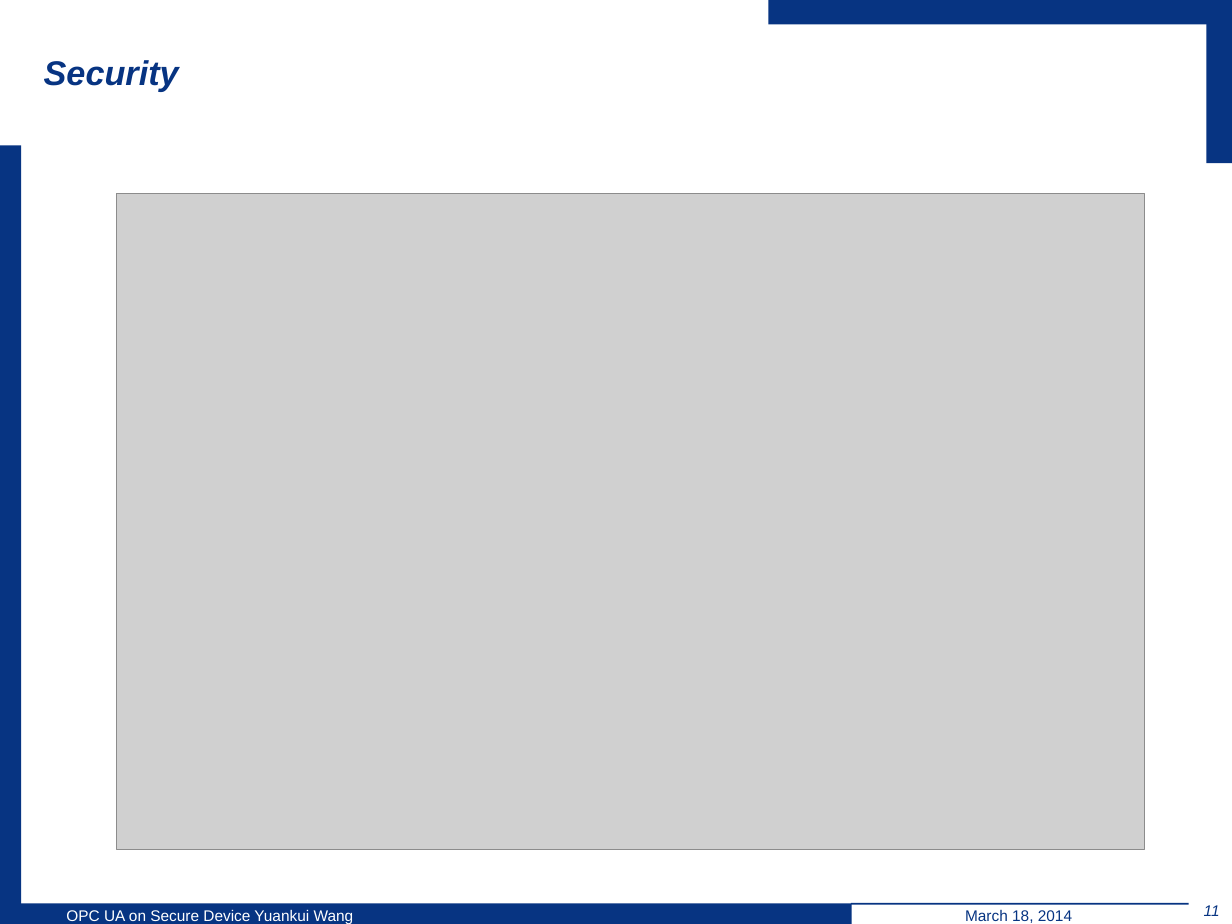
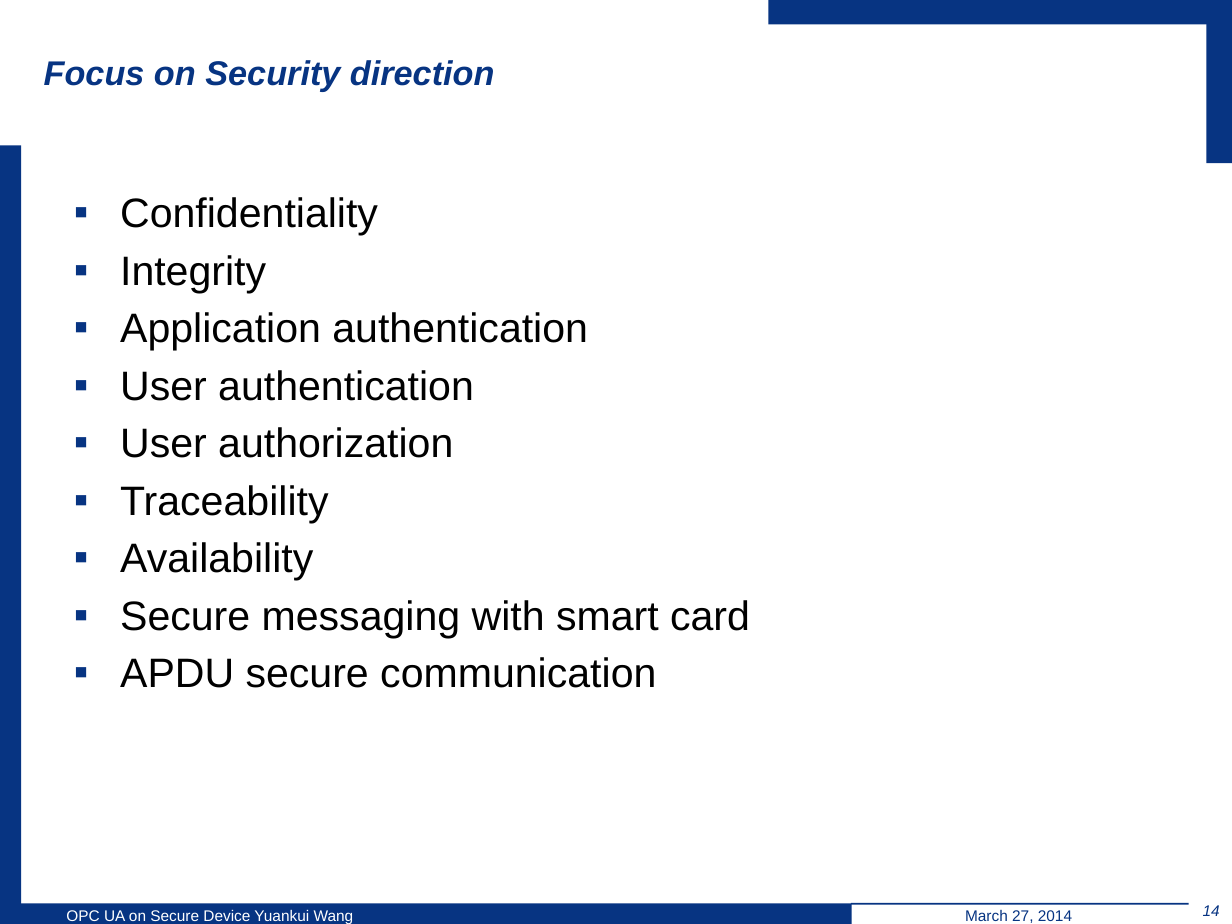
Before and after one commit to wsuetholz/opc-ua-wangyk-upb-morpho, a slide deck: slide 14 of ppt/Implementation Object Linking and Embedding for Processes Control.pptx (slide 11 before the commit). Drawn at 1232x924 pixels with LibreOffice and Linux fonts; fonts in the diff are those of the drawing; grey boxes stand for pictures; background and template pictures are left out. Boxes give left, top, right and bottom in pixels: in the first picture for what was removed or moved away, otherwise in the second. Text is boxed around its words. In the diff, an @@ line names an element or a change of style, - is before the commit and + after.

```diff
--- a/ppt/Implementation Object Linking and Embedding for Processes Control.pptx
+++ b/ppt/Implementation Object Linking and Embedding for Processes Control.pptx
@@ title at [44,60,495,91]: text changed @@
-Security
+Focus on Security direction
@@ picture removed at [117,193,1145,849] @@
@@ text added at [120,197,750,688], 24 pt, text #000000 @@
+▪ Confidentiality
+▪ Integrity
+▪ Application authentication
+▪ User authentication
+▪ User authorization
+▪ Traceability
+▪ Availability
+▪ Secure messaging with smart card
+▪ APDU secure communication
@@ text at [965,910,1072,923]: text changed @@
-March 18, 2014
+March 27, 2014
@@ page number at [1203,905,1220,916]: text changed @@
-11
+14
```
Also in this commit, not shown: 15 other slides changed, 7 slides removed.
